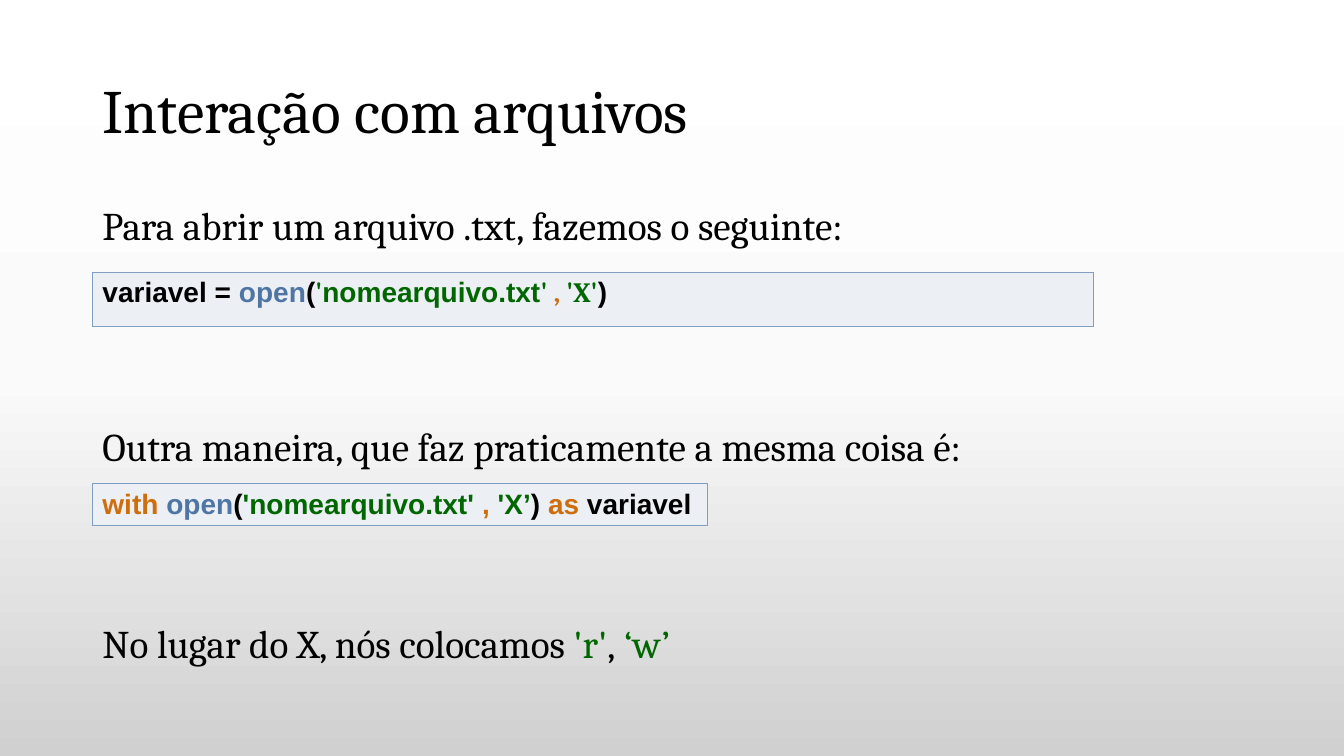
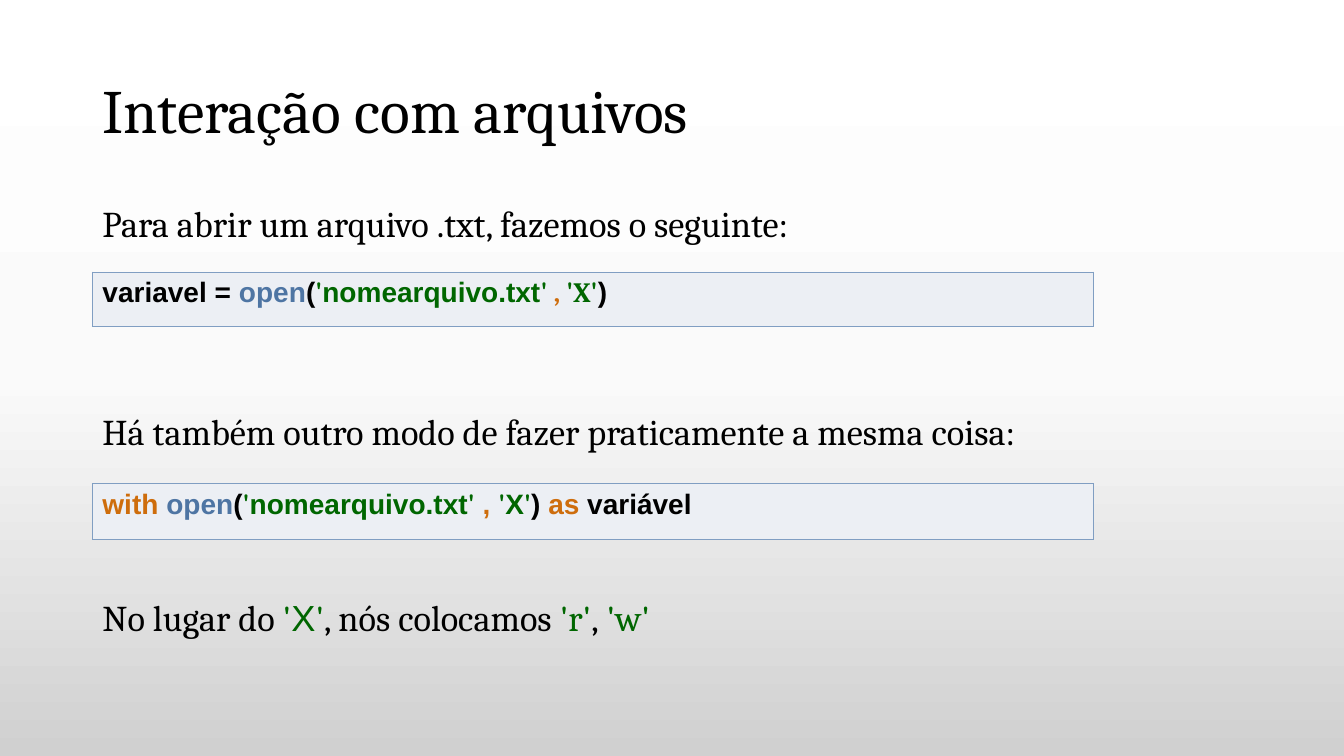
Before and after one commit to daniellygj/Fatec, a slide deck: slide 2 of 1º semestre/Revisões by danny/2º bimestre/Revisão Algoritmos.pptx. Drawn at 1344x756 pixels with LibreOffice and Linux fonts; fonts in the diff are those of the drawing; background and template pictures are left out. Boxes give left, top, right and bottom in pixels: in the first picture for what was removed or moved away, otherwise in the second. Text is boxed around its words. In the diff, an @@ line names an element or a change of style, - is before the commit and + after.

```diff
--- a/1º semestre/Revisões by danny/2º bimestre/Revisão Algoritmos.pptx
+++ b/1º semestre/Revisões by danny/2º bimestre/Revisão Algoritmos.pptx
@@ text at (x1=102, y1=211, x2=788, y2=245): size 28 to 25.9 pt in "Para abrir um arquivo .txt, fazemos o ..." @@
@@ text at (x1=102, y1=419, x2=1016, y2=639): text changed; size 28 to 25.9 pt @@
-Outra maneira, que faz praticamente a mesma coisa é:
-No lugar do X, nós colocamos 'r', ‘w’
+Há também outro modo de fazer praticamente a mesma coisa:
+No lugar do 'X', nós colocamos 'r', 'w'
@@ table at (x1=93, y1=484, x2=1095, y2=539) @@
-row 1, column 1: with open('nomearquivo.txt' , 'X’) as variavel
+row 1, column 1: with open('nomearquivo.txt' , 'X') as variável
@@ table resized from (x1=93, y1=484, x2=708, y2=527) to (x1=93, y1=484, x2=1095, y2=539) @@
```
Also in this commit, not shown: 13 other slides changed, 1 slide added.
